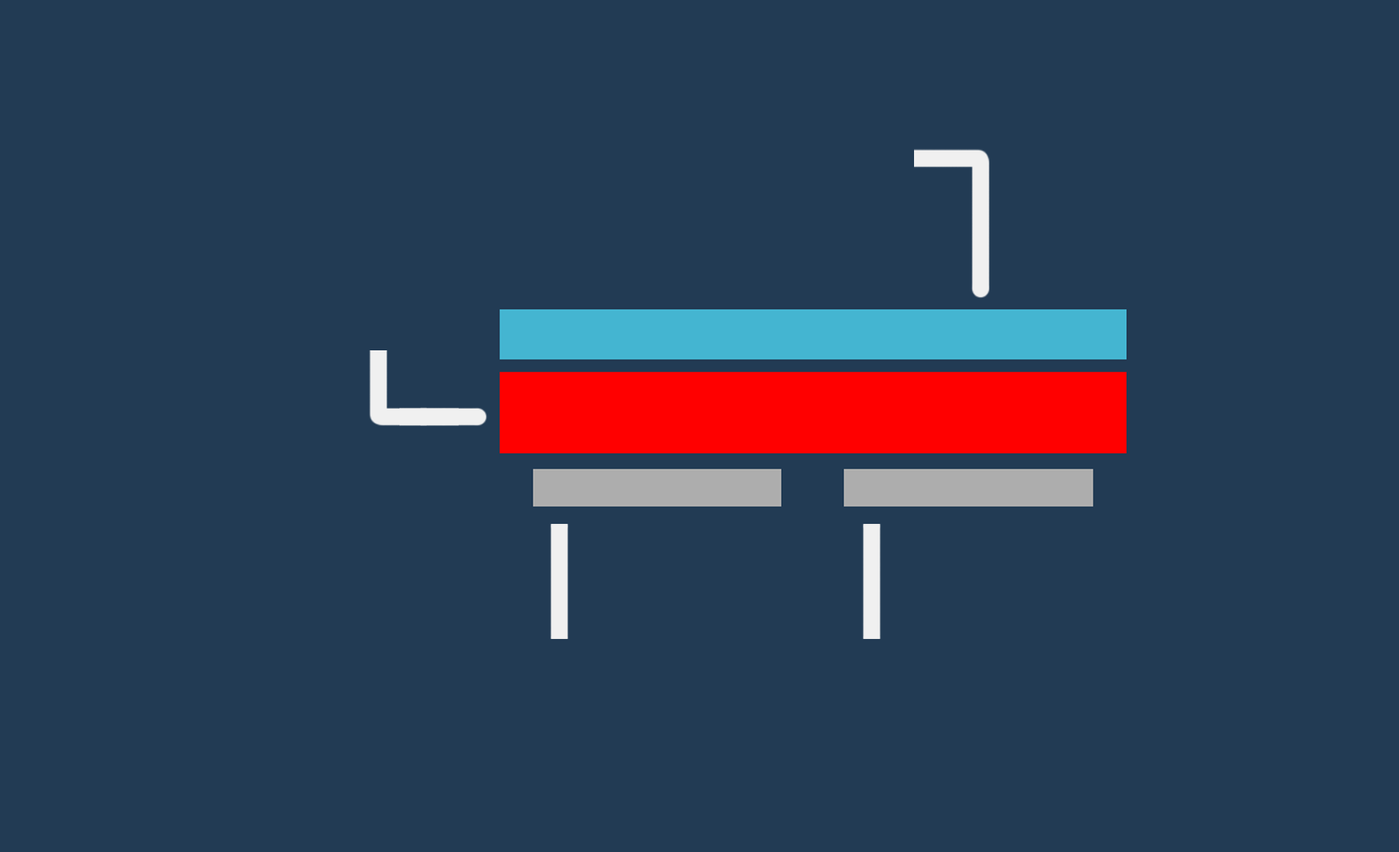
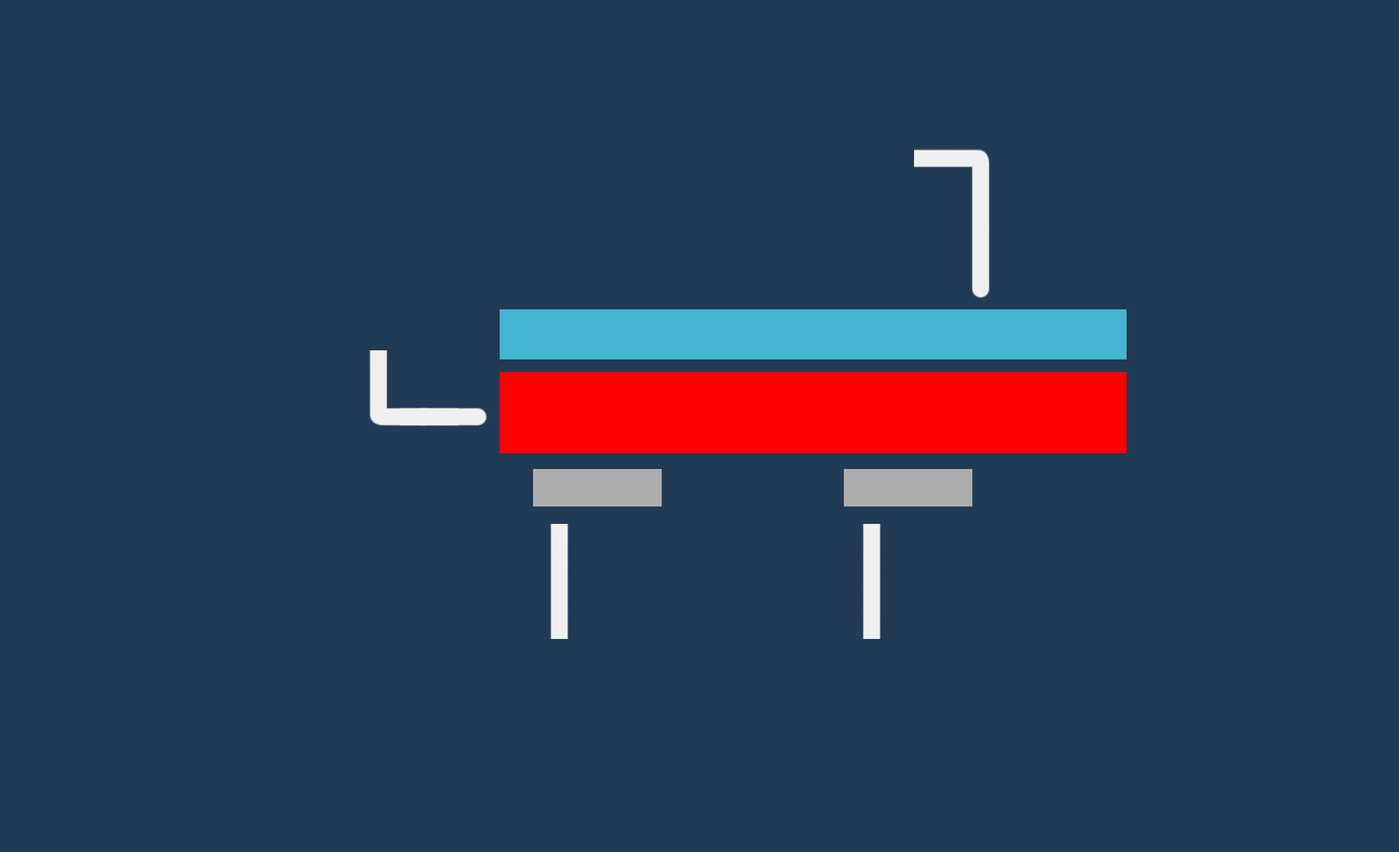
Two versions of the same layered image (1399×852). Layer-by-layer changes:
added layer "Layer 6" above "Layer 1" over [661, 467, 1095, 508]
